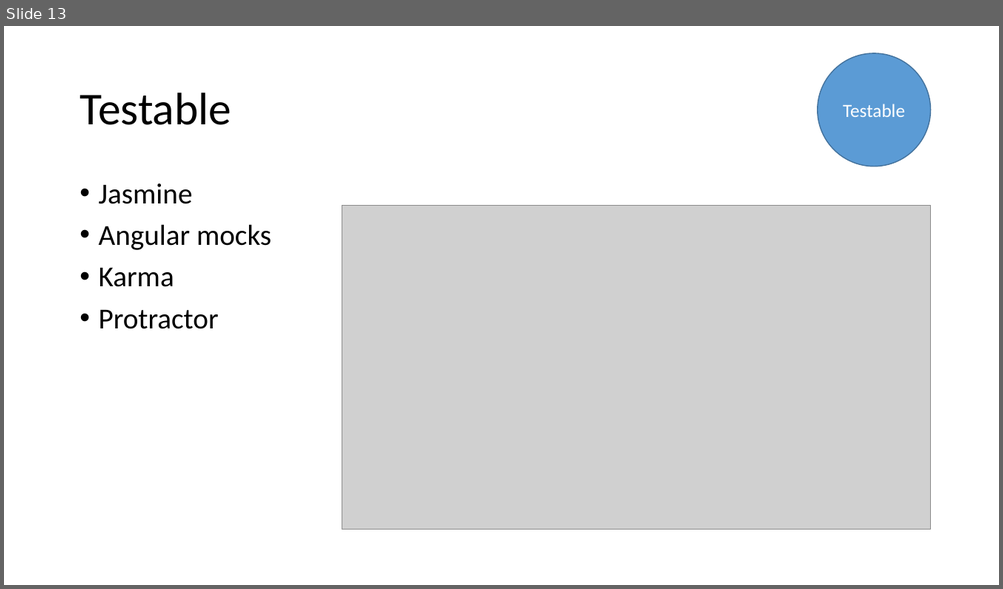
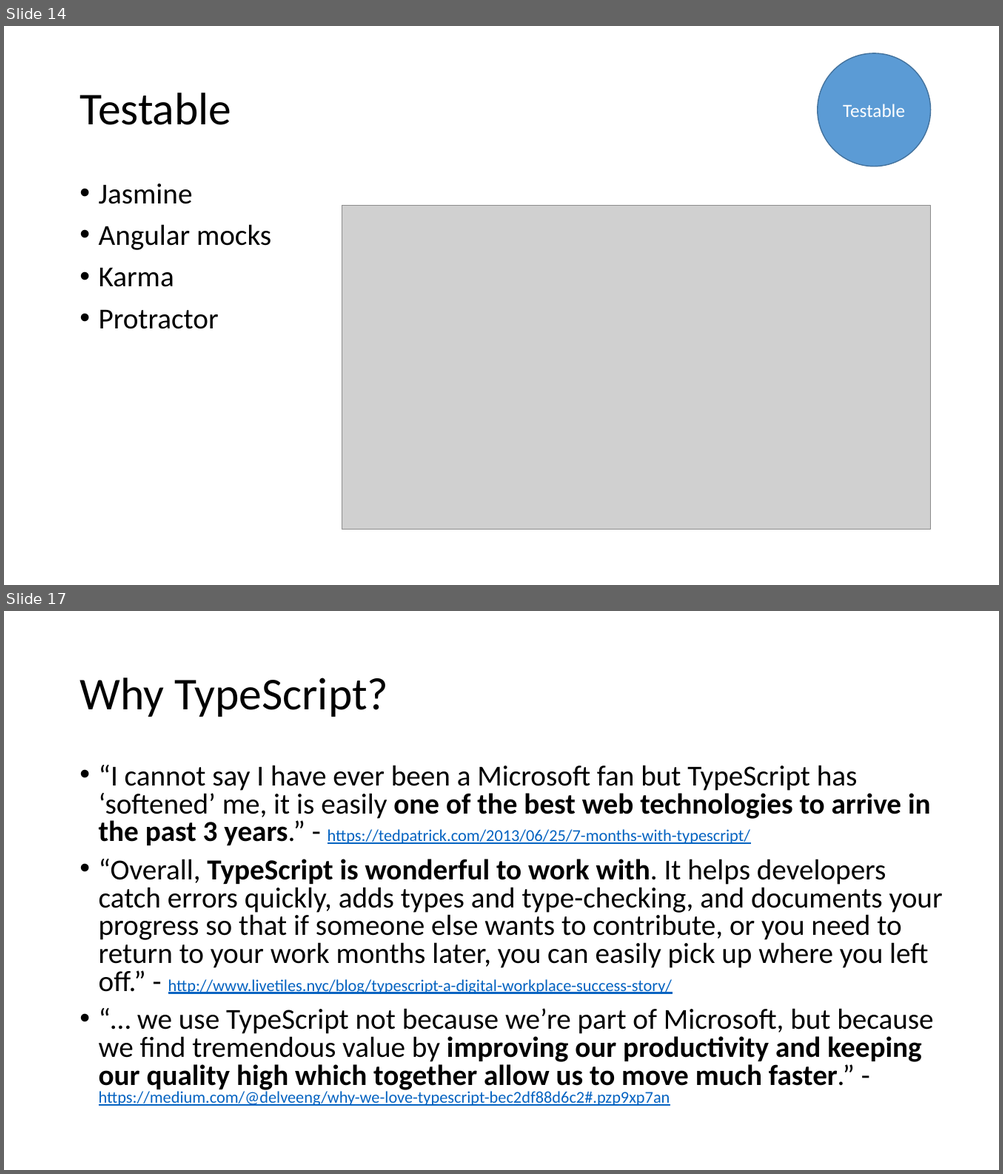
Before and after one commit to JeremyLikness/ng2ts-workshop, a slide deck: 00Intro/ng2.pptx. Shown one above the other, each under a label of ours: slide 13 before the commit, slides 14 and 17 after it; the slides between them are not shown. The pictures are 1003x589 and 1003x1174 pixels, drawn with LibreOffice and Linux fonts; fonts in the diff are those of the drawing; grey boxes stand for pictures. Boxes give left, top, right and bottom in pixels: in the first picture for what was removed or moved away, otherwise in the second. Text is boxed around its words. In the diff, an @@ line names an element or a change of style, - is before the commit and + after.

```diff
--- a/00Intro/ng2.pptx
+++ b/00Intro/ng2.pptx
@@ slide 17 added at (x1=4, y1=611, x2=999, y2=1170), background #FFFFFF @@
@@ title added at (x1=79, y1=678, x2=388, y2=717), 44 pt, text #000000 @@
+Why TypeScript?
@@ text added at (x1=99, y1=765, x2=942, y2=1106), 28 pt, text #000000 @@
+• “I cannot say I have ever been a Microsoft fan but TypeScript has ‘softened’ me, it is easily one of the best web technologies to arrive in the past 3 years.” - https://tedpatrick.com/2013/06/25/7-months-with-typescript/
+• “Overall, TypeScript is wonderful to work with. It helps developers catch errors quickly, adds types and type-checking, and documents your progress so that if someone else wants to contribute, or you need to return to your work months later, you can easily pick up where you left off.” - http://www.livetiles.nyc/blog/typescript-a-digital-workplace-success-story/
+• “… we use TypeScript not because we’re part of Microsoft, but because we find tremendous value by improving our productivity and keeping our quality high which together allow us to move much faster.” - https://medium.com/@delveeng/why-we-love-typescript-bec2df88d6c2#.pzp9xp7an
@@ what was slide 13 is now slide 14 @@
```
Also in this commit, not shown: 1 slide changed, 3 other slides added.
